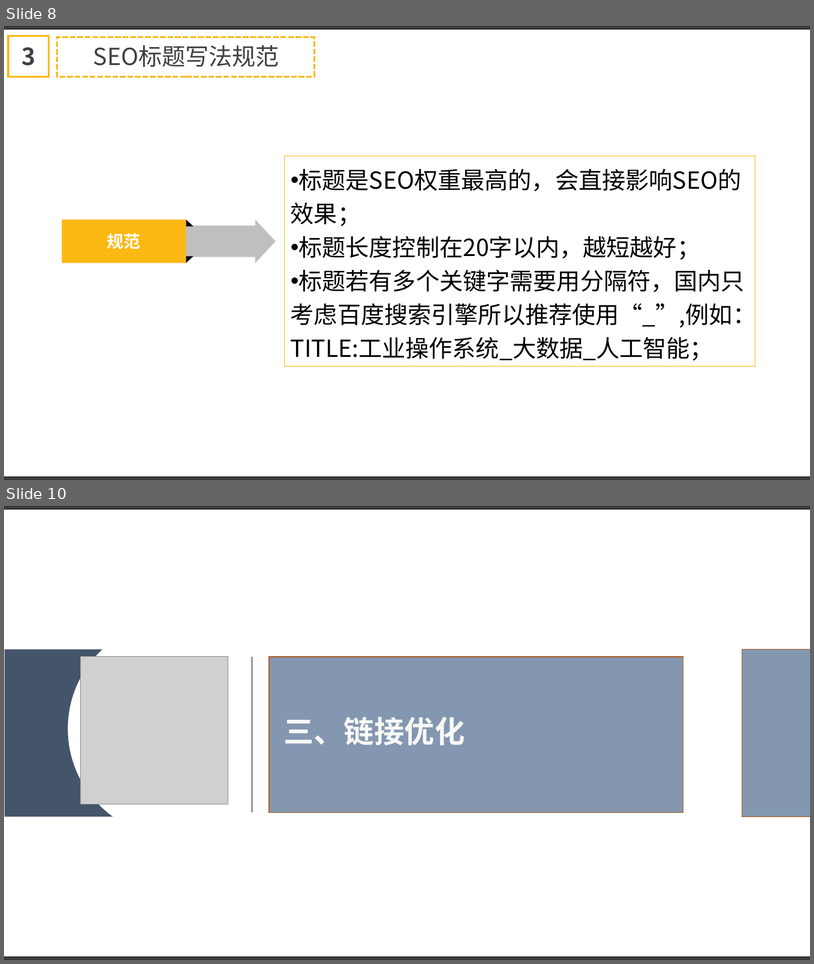
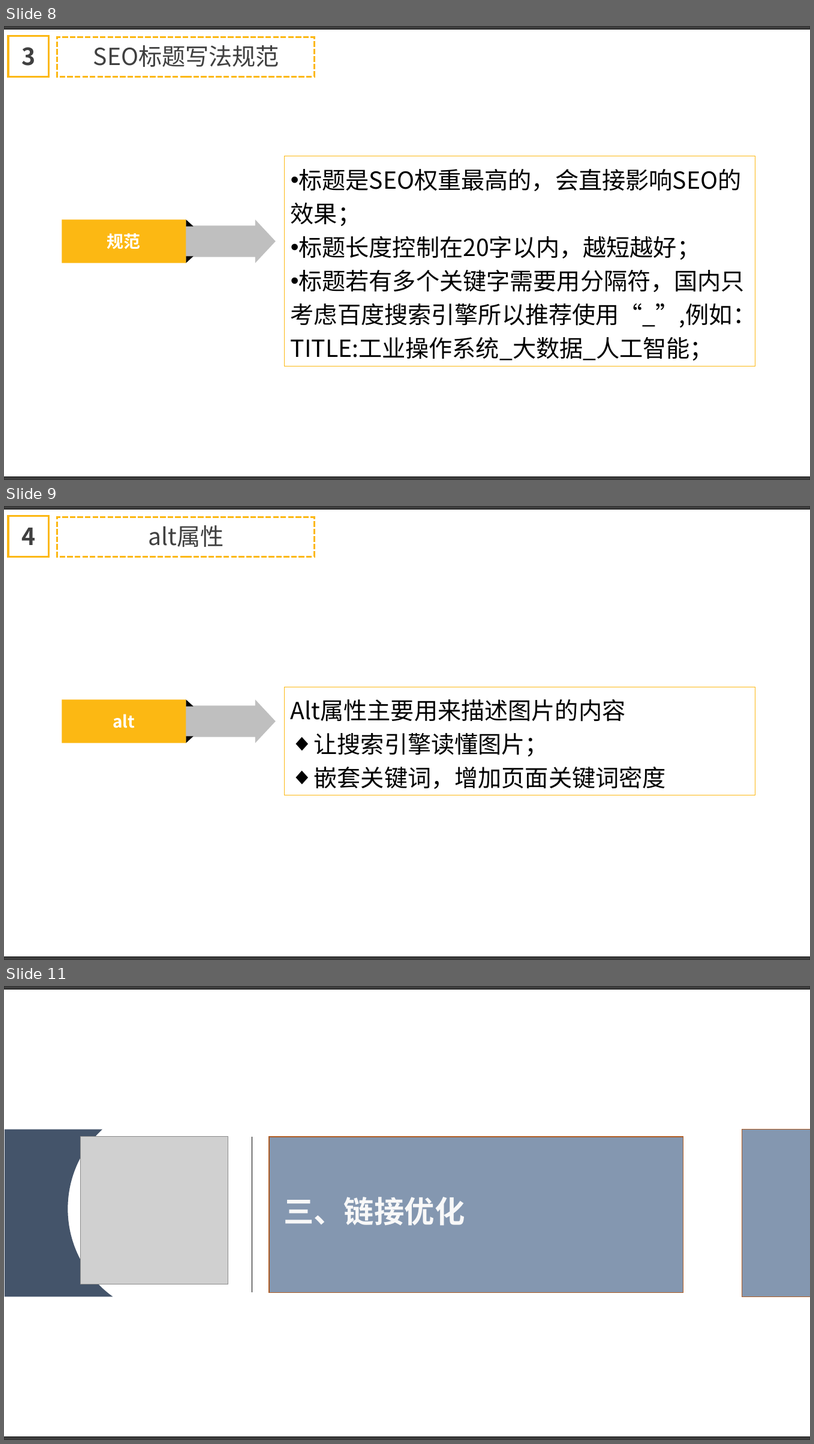
Before and after one commit to Shellcoochi/tmp, a slide deck: SEO/SEO方案分享.pptx. Shown one above the other, each under a label of ours: slides 8 and 10 before the commit, slides 8, 9 and 11 after it; the slides between them are not shown. The pictures are 814x964 and 814x1444 pixels, drawn with LibreOffice and Linux fonts; fonts in the diff are those of the drawing; grey boxes stand for pictures. Boxes give left, top, right and bottom in pixels: in the first picture for what was removed or moved away, otherwise in the second. Text is boxed around its words. In the diff, an @@ line names an element or a change of style, - is before the commit and + after.

```diff
--- a/SEO/SEO方案分享.pptx
+++ b/SEO/SEO方案分享.pptx
@@ slide 9 added at bbox=[4, 506, 810, 960], background #FFFFFF @@
@@ rectangle added at bbox=[4, 506, 810, 509], fill #404040, outline #2F2F2F 1 pt @@
@@ rectangle added at bbox=[8, 516, 49, 556], outline #FCB813 2.25 pt, 28 pt, text #404040, bold @@
+4
@@ rectangle added at bbox=[57, 517, 314, 556], outline #FCB813 2.25 pt dashed @@
@@ text added at bbox=[149, 525, 224, 547], 28 pt, text #404040 @@
+alt属性
@@ rectangle added at bbox=[62, 700, 186, 743], fill #FCB813, 20 pt, text #FFFFFF, bold @@
+alt
@@ right arrow added at bbox=[137, 700, 276, 743], fill #BFBFBF @@
@@ right triangle added at bbox=[186, 700, 194, 706], fill #000000 @@
@@ rectangle added at bbox=[285, 687, 755, 795], outline #FCB813 0.75 pt, 28 pt, text #000000 @@
+Alt属性主要用来描述图片的内容
+◆ 让搜索引擎读懂图片；
+◆ 嵌套关键词，增加页面关键词密度
@@ right triangle added at bbox=[186, 736, 194, 742], fill #000000 @@
@@ rectangle added at bbox=[4, 957, 810, 960], fill #404040, outline #2F2F2F 1 pt @@
@@ what was slide 10 is now slide 11 @@
```
Also in this commit, not shown: 3 slides changed, 3 other slides added.
